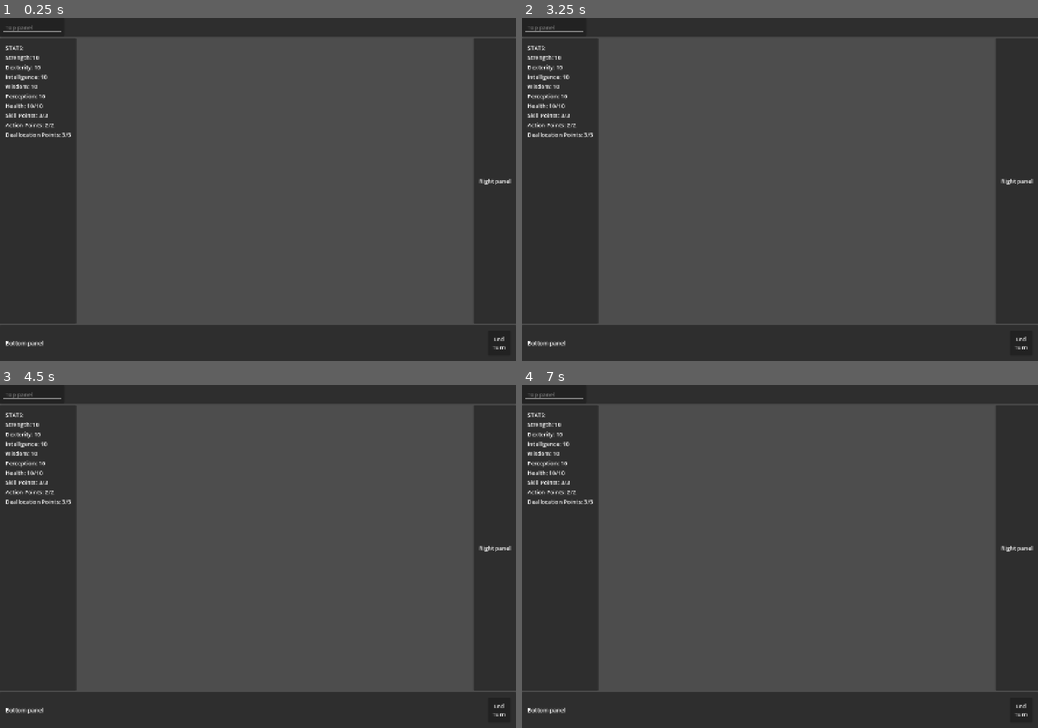
Above: before the commit, frames 1-4 (two rows, left to right).
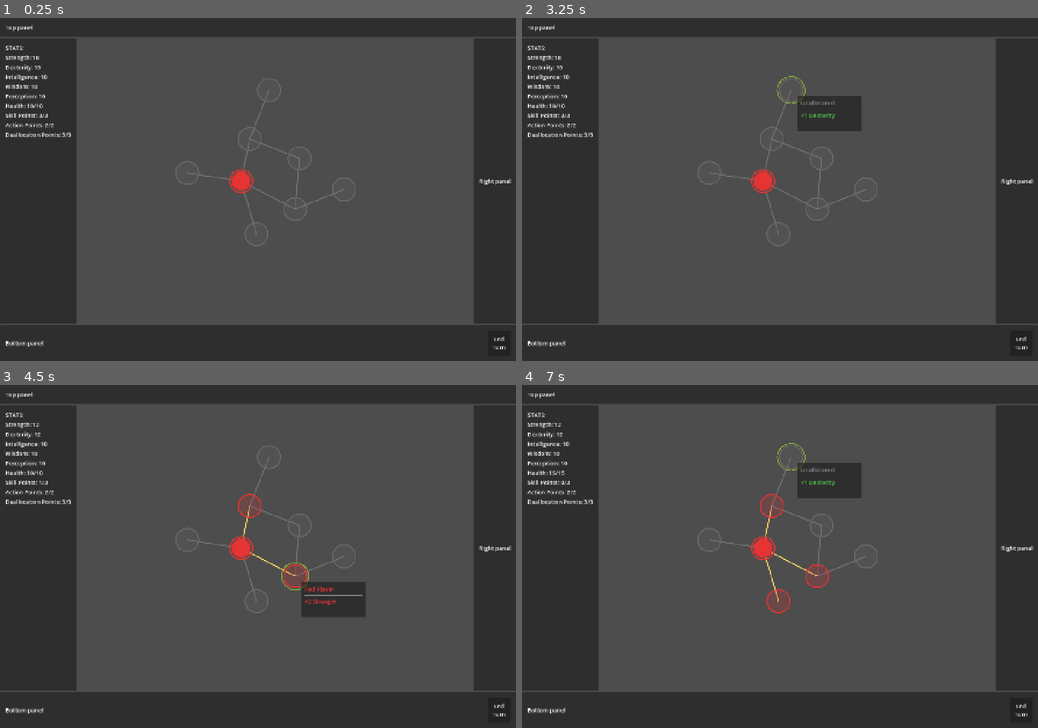
Above: after the commit, the same moments.

Repository: Koaieus/skill-tree-of-life
Game: Godot game, scene res://scenes/dev_sandbox.tscn
The game is run twice, just before and just after one commit, with the same random seed, the same clock (stepped at 60 frames per second) and the same inputs.
Inputs (mouse positions are in pixels of both pictures, inside the frame that each line leads up to):
- Up to frame 1 (0.25 s): no input
- Up to frame 2 (3.25 s): click "End Turn" at 0.5 s; click "End Turn" at 1.25 s; click "End Turn" at 2 s; tap Enter at 2.75 s; drag from (764, 182) to (790, 90) at 2.77 s
- Up to frame 3 (4.5 s): tap Space at 3.5 s; drag from (247, 505) to (294, 577) at 3.52 s; tap Enter at 4.25 s; tap R at 4.35 s; click (294, 577) at 4.42 s
- Up to frame 4 (7 s): tap Space at 5, 6.5 s; drag from (780, 601) to (707, 539) at 5.02 s; tap Enter at 5.75 s; drag from (707, 539) to (821, 525) at 5.77 s; drag from (821, 525) to (790, 457) at 6.52 s

The runs differ from the first frame. In frame 1, 0.8% of the frame differs, in the area x 0-69%, y 2-67%; in frame 2, 2.1%; in frame 3, 2.5%; in frame 4, 2.7%.
Error before the commit: Parse Error: Identifier "Events" not declared in the current scope. (res://skill_node/skill_node.gd:78)

Commit message:
fix(ui,skill_node): tooltip core tag + format string fix
SkillNode.is_core() — convenience getter (owned_by.core_location == self).
Tooltip owner line now appends " (core)" when applicable.

_format_modifier replaced %g/%% format strings with string concatenation
+ _val() helper; %g is unsupported in GDScript, causing labels to show
the raw format template instead of the computed text.

Co-Authored-By: Claude Sonnet 4.6 <noreply@anthropic.com>

Diff:
--- a/project.godot
+++ b/project.godot
@@ -23,6 +23,8 @@
 
 SceneTransition="*res://autoload/scene_transition.tscn"
 SceneLoader="*res://autoload/scene_loader.tscn"
+Events="*res://autoload/events.gd"
+StatRegistry="*res://autoload/stat_registry.gd"
 
 [display]
 
--- a/skill_node/skill_node.gd
+++ b/skill_node/skill_node.gd
@@ -66,6 +66,10 @@
 	return owned_by != null
 
 
+func is_core() -> bool:
+	return owned_by != null and owned_by.core_location == self
+
+
 func get_owner_color() -> Color:
 	if owned_by:
 		return owned_by.color
--- a/systems/allocation_system.gd
+++ b/systems/allocation_system.gd
@@ -47,6 +47,8 @@
 	if entity == null or node == null:
 		return false
 	if node.owned_by != entity:
+		return false
+	if node.is_core():
 		return false
 	var board := entity.stat_board
 	if board != null and board.deallocation_points != null and board.deallocation_points.current < 1:
--- a/ui/skill_node_tooltip.gd
+++ b/ui/skill_node_tooltip.gd
@@ -65,7 +65,8 @@
 		return
 
 	if _node.owned_by != null:
-		_owner_label.text = _node.owned_by.display_name
+		var core_tag := " (core)" if _node.is_core() else ""
+		_owner_label.text = _node.owned_by.display_name + core_tag
 		_owner_label.modulate = _node.owned_by.color
 	else:
 		_owner_label.text = "Unallocated"
@@ -96,19 +97,26 @@
 
 
 func _format_modifier(m: StatModifierDef, stat_name: String) -> String:
-	var _sign := "+" if m.value >= 0.0 else ""
+	var sign := "+" if m.value >= 0.0 else ""
+	var val := _val(m.value)
 	match m.operation:
 		StatModifierDef.Operation.ADD_BASE:
-			return "%s%g %s" % [_sign, m.value, stat_name]
+			return sign + val + " " + stat_name
 		StatModifierDef.Operation.INCREASE:
-			return "%s%g%% %s" % [_sign, m.value, stat_name]
+			return sign + val + "% " + stat_name
 		StatModifierDef.Operation.MULTIPLY:
-			return "×%g %s" % [m.value, stat_name]
+			return "×" + val + " " + stat_name
 		StatModifierDef.Operation.ADD_BONUS:
-			return "%s%g %s (flat)" % [_sign, m.value, stat_name]
+			return sign + val + " " + stat_name + " (flat)"
 		StatModifierDef.Operation.SET:
-			return "= %g %s" % [m.value, stat_name]
-	return "%g %s" % [m.value, stat_name]
+			return "= " + val + " " + stat_name
+	return val + " " + stat_name
+
+
+func _val(v: float) -> String:
+	if is_equal_approx(v, roundf(v)):
+		return str(int(v))
+	return "%.2f" % v
 
 
 func _reposition() -> void:
--- a/ui/ui_root.tscn
+++ b/ui/ui_root.tscn
@@ -124,5 +124,5 @@
 text = "End
 Turn"
 
-[node name="SkillNodeTooltip" parent="." instance=ExtResource("2_tooltip")]
+[node name="SkillNodeTooltip" parent="." unique_id=1365414747 instance=ExtResource("2_tooltip")]
 layout_mode = 0
Not shown: 1 places in ui/ui_root.tscn that only renumber resources
